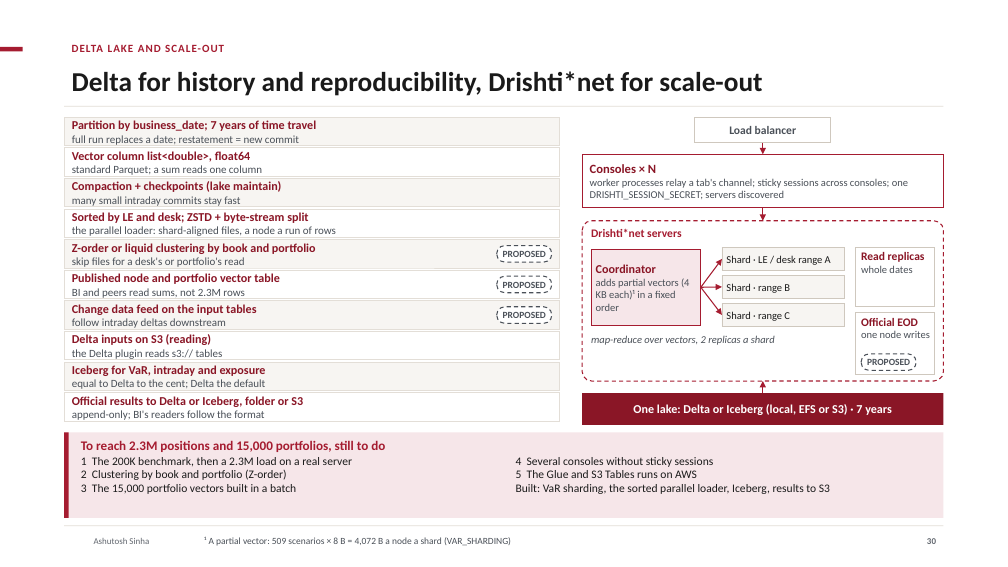
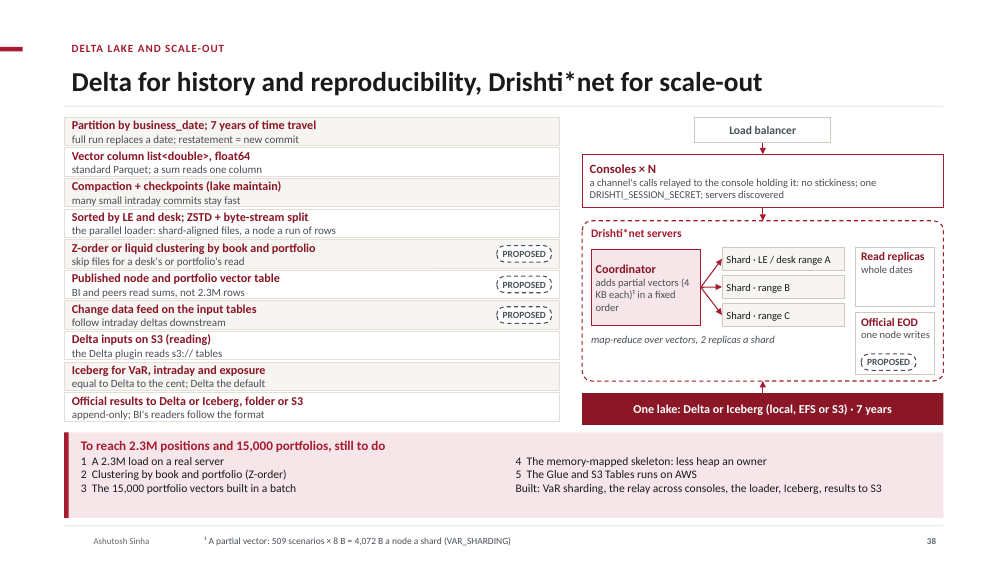
Before and after one commit to ajsinha/drishti, a slide deck: slide 38 of docs/publications/Drishti-VaR-Engine.pptx (slide 30 before the commit). Drawn at 1008x567 pixels with LibreOffice and Linux fonts; fonts in the diff are those of the drawing; background and template pictures are left out. Boxes give left, top, right and bottom in pixels: in the first picture for what was removed or moved away, otherwise in the second. Text is boxed around its words. In the diff, an @@ line names an element or a change of style, - is before the commit and + after.

```diff
--- a/docs/publications/Drishti-VaR-Engine.pptx
+++ b/docs/publications/Drishti-VaR-Engine.pptx
@@ text at (x1=590, y1=178, x2=876, y2=200): text changed @@
-worker processes relay a tab's channel; sticky sessions across consoles; one DRISHTI_SESSION_SECRET; servers discovered
+a channel's calls relayed to the console holding it: no stickiness; one DRISHTI_SESSION_SECRET; servers discovered
@@ text at (x1=81, y1=457, x2=224, y2=465): text changed @@
-1 The 200K benchmark, then a 2.3M load on a real server
+1 A 2.3M load on a real server
@@ text at (x1=516, y1=457, x2=767, y2=467): text changed @@
-4 Several consoles without sticky sessions
+4 The memory-mapped skeleton: less heap an owner
@@ text at (x1=516, y1=484, x2=882, y2=494): text changed @@
-Built: VaR sharding, the sorted parallel loader, Iceberg, results to S3
+Built: VaR sharding, the relay across consoles, the loader, Iceberg, results to S3
```
Also in this commit, not shown: 23 other slides changed, 13 slides added, 1 slide removed, 7 other files.
